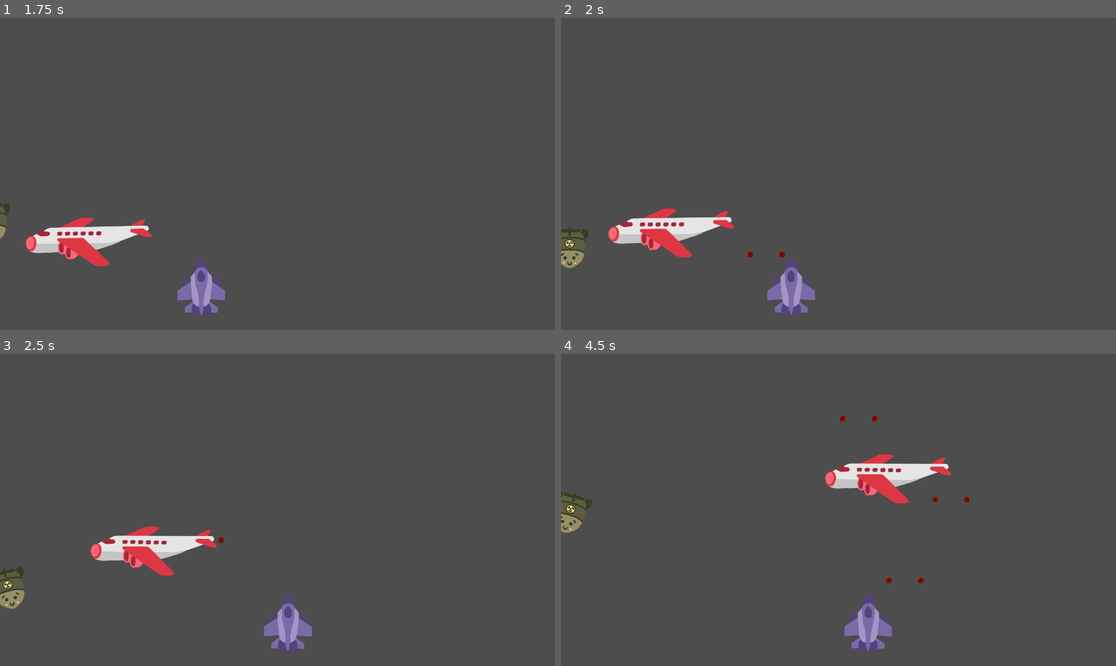
Above: before the commit, frames 1-4 (two rows, left to right).
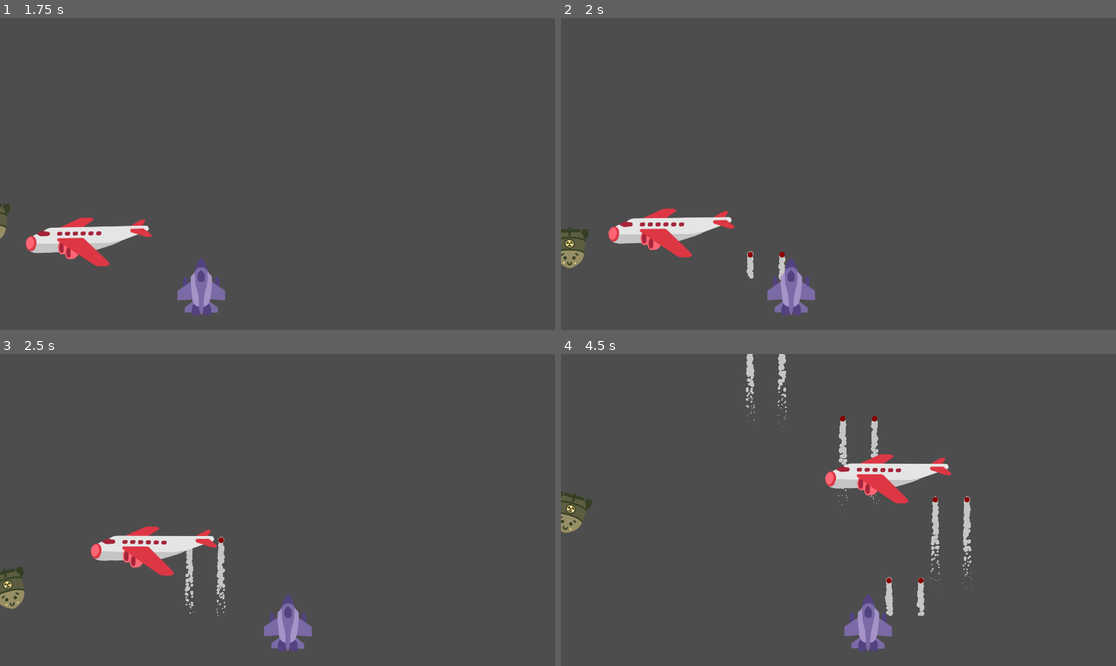
Above: after the commit, the same moments.

Repository: Hangover-Sunshine/DEFCON-JUNIOR
Game: Godot game, scene res://scenes/test/level_test.tscn
Two runs of this game, one before a commit and one after it. Both use one fixed random seed, a clock stepped at 60 frames per second and the inputs below. This scene is started directly instead of the project's main scene.
Inputs:
- Up to frame 1 (1.75 s): hold D (right) 0.53-1.28 s; hold Space (fire) 0.53-1.28 s; hold S (down) from 1.28 s (still down); tap Shift (dash) at 1.35 s; tap Space (fire) at 1.55 s
- Up to frame 2 (2 s): keep holding S (down)
- Up to frame 3 (2.5 s): release S (down) at 2.03 s; hold D (right) from 2.03 s (still down); hold Space (fire) from 2.03 s (still down)
- Up to frame 4 (4.5 s): release D (right) at 2.78 s; release Space (fire) at 2.78 s; hold W (up) 2.78-3.53 s; tap Q (shield) at 2.85 s; tap Space (fire) at 3.05 s; hold Space (fire) 3.53-4.28 s; hold A (left) from 3.53 s (still down); tap Shift (dash) at 4.35 s

Frame 1 is identical in both runs. In frame 2, 0.1% of the frame differs, in the area x 33-41%, y 74-84%; in frame 3, 0.4%; in frame 4, 1.3%, in the area x 33-74%, y 0-84%.
Error in both runs: Invalid call. Nonexistent function 'get_play_area_x_limits' in base 'Node2D (test_level.gd)'. (res://scripts/game/player.gd:106)

Commit message:
Projectile Polish

Diff:
--- /dev/null
+++ b/assets/graphs/fx_explode_fire.tres
@@ -0,0 +1,5 @@
+[gd_resource type="Gradient" format=3 uid="uid://dyyq3wx5wedew"]
+
+[resource]
+offsets = PackedFloat32Array(0, 0.326667, 0.42, 0.526667, 0.64, 0.733333, 1)
+colors = PackedColorArray(1, 0.878431, 0.568627, 1, 1, 0.666667, 0.431373, 1, 1, 0.407843, 0.352941, 1, 0.866667, 0.215686, 0.270588, 1, 0.756863, 0.184314, 0.231373, 1, 0.262745, 0.117647, 0.4, 1, 0.262745, 0.117647, 0.4, 0)
--- a/prefabs/entities/projectile.tscn
+++ b/prefabs/entities/projectile.tscn
@@ -1,15 +1,131 @@
-[gd_scene load_steps=4 format=3 uid="uid://cet4qeo3i75a3"]
+[gd_scene load_steps=13 format=3 uid="uid://cet4qeo3i75a3"]
 
 [ext_resource type="Script" path="res://scripts/game/projectile.gd" id="1_ecmd5"]
+[ext_resource type="Texture2D" uid="uid://dvg5oc3axuiqe" path="res://assets/particle/Circle1.png" id="2_b7ivo"]
 [ext_resource type="Texture2D" uid="uid://dskj1c8u7w667" path="res://assets/particle/Circle2.png" id="2_kpcjy"]
+[ext_resource type="Gradient" uid="uid://dyyq3wx5wedew" path="res://assets/graphs/fx_explode_fire.tres" id="4_t3rva"]
+
+[sub_resource type="Curve" id="Curve_qgwqy"]
+_data = [Vector2(0, 1), 0.0, 0.0, 0, 0, Vector2(1, 0), 0.0, 0.0, 0, 0]
+point_count = 2
+
+[sub_resource type="Gradient" id="Gradient_crenj"]
+offsets = PackedFloat32Array(0)
+colors = PackedColorArray(0.772549, 0.772549, 0.772549, 1)
 
 [sub_resource type="CircleShape2D" id="CircleShape2D_0fhnd"]
 radius = 9.05539
+
+[sub_resource type="Gradient" id="Gradient_0hl2s"]
+offsets = PackedFloat32Array(0, 0.326667, 0.42, 0.7, 1)
+colors = PackedColorArray(1, 0.878431, 0.568627, 1, 0.686275, 0.827451, 0.439216, 1, 0.568627, 0.607843, 0.270588, 1, 0.207843, 0.247059, 0.137255, 1, 0.262745, 0.117647, 0.4, 0)
+
+[sub_resource type="Animation" id="Animation_ch2qq"]
+resource_name = "PC"
+length = 0.001
+tracks/0/type = "value"
+tracks/0/imported = false
+tracks/0/enabled = true
+tracks/0/path = NodePath("Bullet:modulate")
+tracks/0/interp = 1
+tracks/0/loop_wrap = true
+tracks/0/keys = {
+"times": PackedFloat32Array(0),
+"transitions": PackedFloat32Array(1),
+"update": 0,
+"values": [Color(1, 0.878431, 0.568627, 1)]
+}
+tracks/1/type = "value"
+tracks/1/imported = false
+tracks/1/enabled = true
+tracks/1/path = NodePath("Trail:color_ramp")
+tracks/1/interp = 1
+tracks/1/loop_wrap = true
+tracks/1/keys = {
+"times": PackedFloat32Array(0),
+"transitions": PackedFloat32Array(1),
+"update": 1,
+"values": [SubResource("Gradient_0hl2s")]
+}
+
+[sub_resource type="Animation" id="Animation_14fe2"]
+length = 0.001
+tracks/0/type = "value"
+tracks/0/imported = false
+tracks/0/enabled = true
+tracks/0/path = NodePath("Bullet:modulate")
+tracks/0/interp = 1
+tracks/0/loop_wrap = true
+tracks/0/keys = {
+"times": PackedFloat32Array(0),
+"transitions": PackedFloat32Array(1),
+"update": 0,
+"values": [Color(1, 1, 1, 1)]
+}
+tracks/1/type = "value"
+tracks/1/imported = false
+tracks/1/enabled = true
+tracks/1/path = NodePath("Trail:color_ramp")
+tracks/1/interp = 1
+tracks/1/loop_wrap = true
+tracks/1/keys = {
+"times": PackedFloat32Array(0),
+"transitions": PackedFloat32Array(1),
+"update": 1,
+"values": [SubResource("Gradient_crenj")]
+}
+
+[sub_resource type="Animation" id="Animation_dd6i5"]
+resource_name = "Enemy"
+length = 0.001
+tracks/0/type = "value"
+tracks/0/imported = false
+tracks/0/enabled = true
+tracks/0/path = NodePath("Bullet:modulate")
+tracks/0/interp = 1
+tracks/0/loop_wrap = true
+tracks/0/keys = {
+"times": PackedFloat32Array(0),
+"transitions": PackedFloat32Array(1),
+"update": 0,
+"values": [Color(1, 0.878431, 0.568627, 1)]
+}
+tracks/1/type = "value"
+tracks/1/imported = false
+tracks/1/enabled = true
+tracks/1/path = NodePath("Trail:color_ramp")
+tracks/1/interp = 1
+tracks/1/loop_wrap = true
+tracks/1/keys = {
+"times": PackedFloat32Array(0),
+"transitions": PackedFloat32Array(1),
+"update": 1,
+"values": [ExtResource("4_t3rva")]
+}
+
+[sub_resource type="AnimationLibrary" id="AnimationLibrary_3np6o"]
+_data = {
+"Enemy": SubResource("Animation_dd6i5"),
+"PC": SubResource("Animation_ch2qq"),
+"RESET": SubResource("Animation_14fe2")
+}
 
 [node name="Projectile" type="CharacterBody2D"]
 collision_layer = 0
 collision_mask = 0
 script = ExtResource("1_ecmd5")
+
+[node name="Trail" type="CPUParticles2D" parent="."]
+amount = 100
+texture = ExtResource("2_b7ivo")
+spread = 180.0
+gravity = Vector2(0, 0)
+initial_velocity_min = 20.0
+initial_velocity_max = 20.0
+scale_amount_min = 0.15
+scale_amount_max = 0.25
+scale_amount_curve = SubResource("Curve_qgwqy")
+color_ramp = SubResource("Gradient_crenj")
 
 [node name="Bullet" type="Sprite2D" parent="."]
 scale = Vector2(0.2, 0.2)
@@ -26,5 +142,8 @@
 shape = SubResource("CircleShape2D_0fhnd")
 
 [node name="AP_Color" type="AnimationPlayer" parent="."]
+libraries = {
+"": SubResource("AnimationLibrary_3np6o")
+}
 
 [connection signal="body_entered" from="Area2D" to="." method="_on_area_2d_body_entered"]
